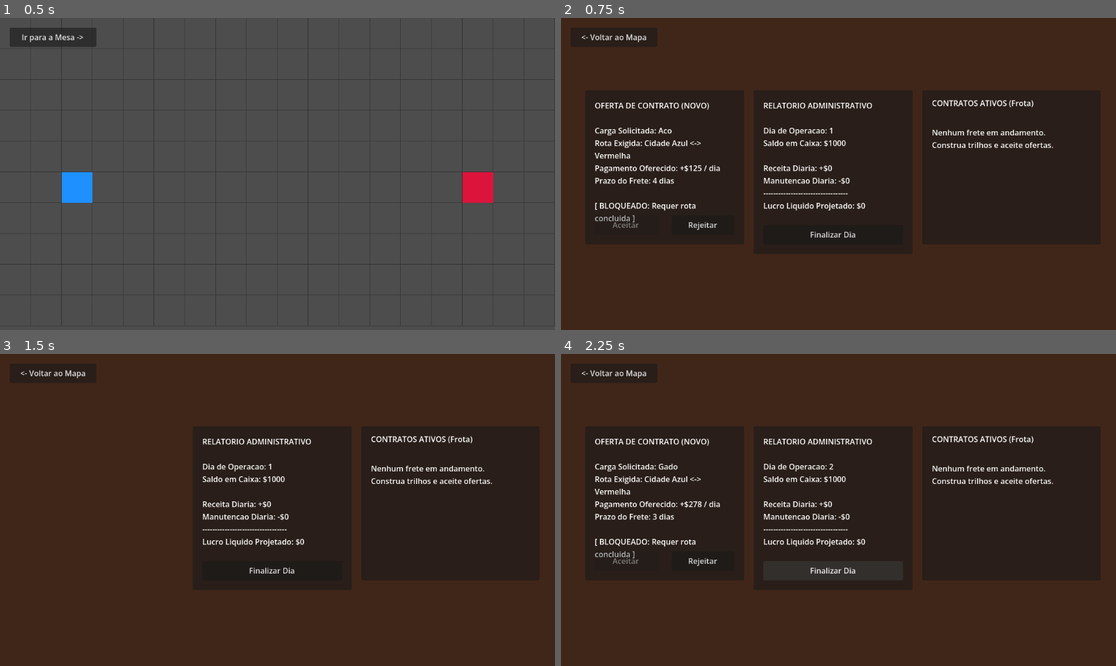
Above: before the commit, frames 1-4 (two rows, left to right).
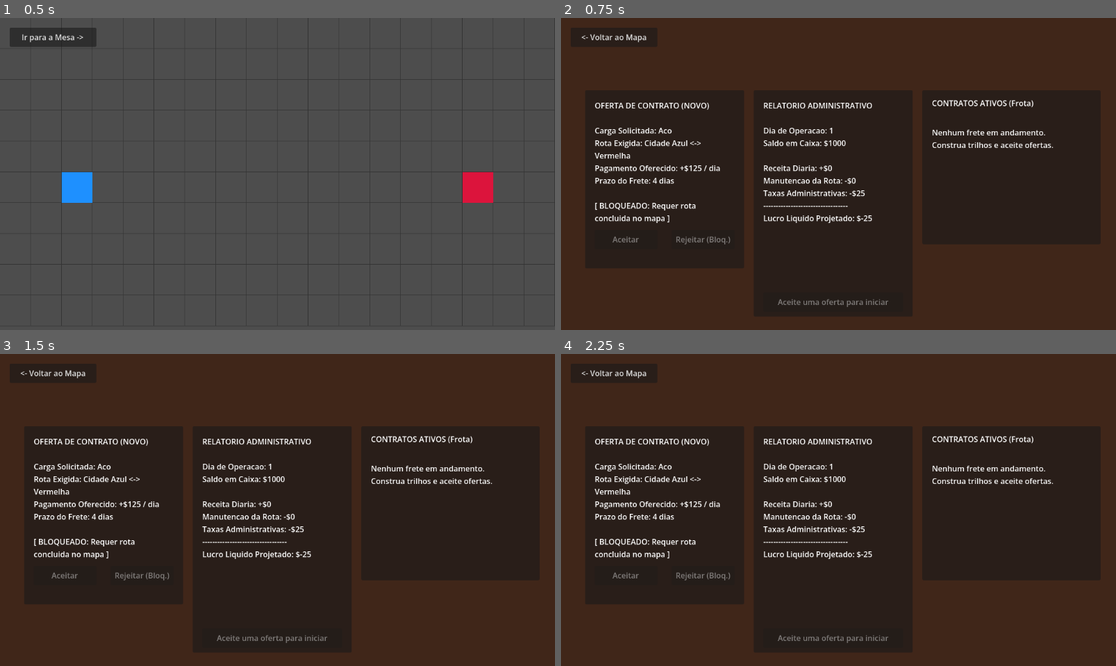
Above: after the commit, the same moments.

Repository: jonathanhenriques/Entregas_Ferroviarias
Game: Godot game, scene res://Main.tscn
Two runs of this game, one before a commit and one after it. Both use one fixed random seed, a clock stepped at 60 frames per second and the inputs below. The project has no main scene, so this scene is started directly.
Inputs (mouse positions are in pixels of both pictures, inside the frame that each line leads up to):
- Up to frame 1 (0.5 s): no input
- Up to frame 2 (0.75 s): click "Ir para a Mesa ->" at 0.5 s
- Up to frame 3 (1.5 s): click (144, 559) at 1.25 s, where only the run before the commit has a clickable "Rejeitar"
- Up to frame 4 (2.25 s): click (832, 569) at 2 s, where only the run before the commit has a clickable "Finalizar Dia"

Frame 1 is identical in both runs. In frame 2, 3.0% of the frame differs, in the area x 6-62%, y 51-95%; in frame 3, 5.1%, in the area x 6-62%, y 27-95%; in frame 4, 3.2%.

Commit message:
Sistemas de contratos Dinâmicos funcionando satisfatoriamente

Diff:
--- a/deskview.gd
+++ b/deskview.gd
@@ -42,25 +42,25 @@
 	# 1. Painel de Oferta
 	contract_panel = Panel.new()
 	contract_panel.position = Vector2(50, 150)
-	contract_panel.size = Vector2(330, 320) # AUMENTADO para resolver sobreposicao
+	contract_panel.size = Vector2(330, 370) # l x a do painel
 	add_child(contract_panel)
 
 	contract_label = Label.new()
 	contract_label.position = Vector2(20, 20)
-	contract_label.size = Vector2(290, 230) # AUMENTADO para dar espaco
+	contract_label.size = Vector2(290, 230)
 	contract_label.autowrap_mode = TextServer.AUTOWRAP_WORD_SMART
 	contract_panel.add_child(contract_label)
 
 	btn_accept_contract = Button.new()
 	btn_accept_contract.text = "Aceitar"
-	btn_accept_contract.position = Vector2(20, 260) # DESCIDO
+	btn_accept_contract.position = Vector2(20, 290)
 	btn_accept_contract.size = Vector2(130, 40)
 	btn_accept_contract.pressed.connect(_on_accept_contract)
 	contract_panel.add_child(btn_accept_contract)
 
 	btn_reject_contract = Button.new()
 	btn_reject_contract.text = "Rejeitar"
-	btn_reject_contract.position = Vector2(180, 260) # DESCIDO
+	btn_reject_contract.position = Vector2(180, 290)
 	btn_reject_contract.size = Vector2(130, 40)
 	btn_reject_contract.pressed.connect(_on_reject_contract)
 	contract_panel.add_child(btn_reject_contract)
@@ -68,7 +68,7 @@
 	# 2. Painel do Relatorio Administrativo
 	report_panel = Panel.new()
 	report_panel.position = Vector2(400, 150)
-	report_panel.size = Vector2(330, 340)
+	report_panel.size = Vector2(330, 470) # l x a
 	add_child(report_panel)
 
 	report_label = Label.new()
@@ -79,7 +79,7 @@
 
 	btn_next_day = Button.new()
 	btn_next_day.text = "Finalizar Dia"
-	btn_next_day.position = Vector2(20, 280)
+	btn_next_day.position = Vector2(20, 420)
 	btn_next_day.size = Vector2(290, 40)
 	btn_next_day.pressed.connect(_on_next_day_pressed)
 	report_panel.add_child(btn_next_day)
@@ -126,7 +126,7 @@
 	text += "Prazo do Frete: " + str(current_offer_duration) + " dias\n\n"
 
 	if not GameManager.has_active_route:
-		text += "[ BLOQUEADO: Requer rota concluida ]"
+		text += "[ BLOQUEADO: Requer rota concluida no mapa ]"
 		btn_accept_contract.disabled = true
 	elif GameManager.active_contracts.size() >= GameManager.MAX_CONTRACTS:
 		text += "[ BLOQUEADO: Limite de " + str(GameManager.MAX_CONTRACTS) + " vagoes na frota atingido ]"
@@ -136,6 +136,14 @@
 		btn_accept_contract.disabled = false
 
 	contract_label.text = text
+
+	# CORRECAO DE ONBOARDING: Trava o botao de rejeitar no Dia 1
+	if GameManager.current_day == 1:
+		btn_reject_contract.disabled = true
+		btn_reject_contract.text = "Rejeitar (Bloq.)"
+	else:
+		btn_reject_contract.disabled = false
+		btn_reject_contract.text = "Rejeitar"
 
 func _on_accept_contract() -> void:
 	var new_contract = {
@@ -183,7 +191,8 @@
 
 func _update_report_text() -> void:
 	var current_income = GameManager.get_daily_income()
-	var net_profit = current_income - GameManager.daily_maintenance
+	var total_expenses = GameManager.daily_maintenance + GameManager.BASE_COST
+	var net_profit = current_income - total_expenses
 
 	var text = "RELATORIO ADMINISTRATIVO\n\n"
 	text += "Dia de Operacao: " + str(GameManager.current_day) + "\n"
@@ -193,12 +202,12 @@
 		text += "[ALERTA: Linha destruida! Lucro bloqueado.]\n\n"
 
 	text += "Receita Diaria: +$" + str(current_income) + "\n"
-	text += "Manutencao Diaria: -$" + str(GameManager.daily_maintenance) + "\n"
+	text += "Manutencao da Rota: -$" + str(GameManager.daily_maintenance) + "\n"
+	text += "Taxas Administrativas: -$" + str(GameManager.BASE_COST) + "\n"
 	text += "----------------------------------\n"
 
-	# INSERCAO DO AVISO DE "(Sem rota)"
 	if GameManager.active_contracts.size() > 0 and not GameManager.has_active_route:
-		text += "Lucro Liquido Projetado: $0 (Sem rota)\n"
+		text += "Lucro Liquido Projetado: -$" + str(total_expenses) + " (Sem rota)\n"
 	else:
 		text += "Lucro Liquido Projetado: $" + str(net_profit) + "\n"
 
@@ -206,6 +215,14 @@
 		text += "\nAVISO: O saldo nao cobre a operacao. Finalizar o dia causara FALENCIA!"
 
 	report_label.text = text
+
+	# CORRECAO DE ONBOARDING: Trava o botao de passar o dia se nao houver contrato no Dia 1
+	if GameManager.current_day == 1 and GameManager.active_contracts.size() == 0:
+		btn_next_day.disabled = true
+		btn_next_day.text = "Aceite uma oferta para iniciar"
+	else:
+		btn_next_day.disabled = false
+		btn_next_day.text = "Finalizar Dia"
 
 func _on_stats_changed(_new_value) -> void:
 	_update_report_text()
--- a/game_manager.gd
+++ b/game_manager.gd
@@ -25,10 +25,12 @@
 var has_active_route: bool = false
 const MAX_CONTRACTS: int = 3
 
-# CORRECAO: O lucro agora depende inteiramente da existencia da rota!
+# NOVO: Custo fixo diario para evitar que o jogador pule dias infinitamente
+const BASE_COST: int = 25
+
 func get_daily_income() -> int:
 	if not has_active_route:
-		return 0 # Sem trilhos = sem dinheiro
+		return 0
 
 	var total = 0
 	for c in active_contracts:
@@ -45,6 +47,7 @@
 func end_day() -> void:
 	money += get_daily_income()
 	money -= daily_maintenance
+	money -= BASE_COST # Desconta as taxas administrativas fixas
 
 	var contracts_to_keep = []
 	for c in active_contracts:
